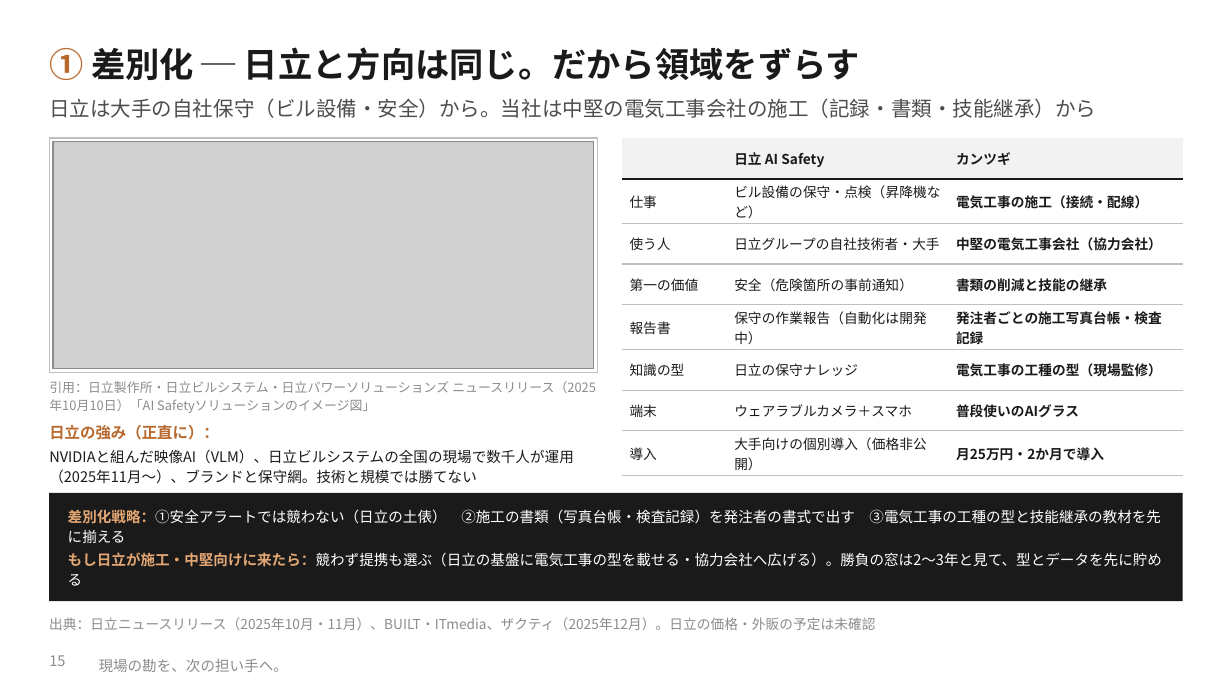
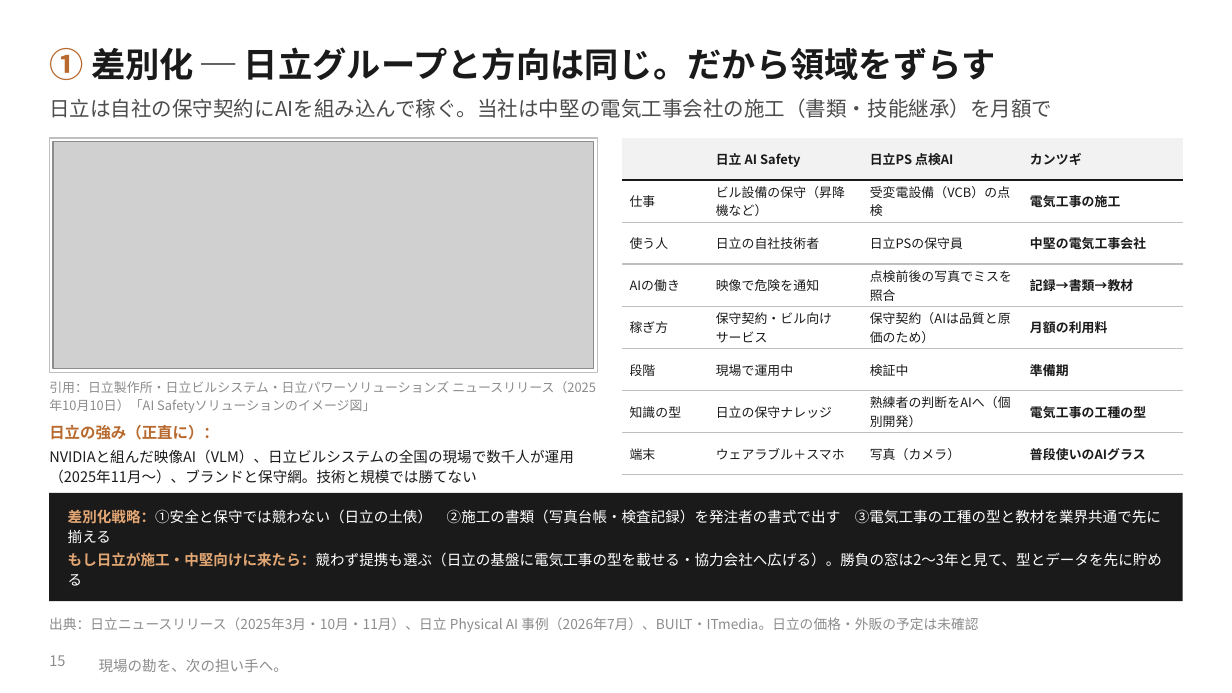
Before and after one commit to SEITOSHIKI/-ai-commute-audio-, a slide deck: slide 15 of deck/カンツギ_事業計画書_本編.pptx. Drawn at 1232x693 pixels with LibreOffice and Linux fonts; fonts in the diff are those of the drawing; grey boxes stand for pictures; background and template pictures are left out. Boxes give left, top, right and bottom in pixels: in the first picture for what was removed or moved away, otherwise in the second. Text is boxed around its words. In the diff, an @@ line names an element or a change of style, - is before the commit and + after.

```diff
--- a/deck/カンツギ_事業計画書_本編.pptx
+++ b/deck/カンツギ_事業計画書_本編.pptx
@@ text at (49,47,995,80): text changed @@
-① 差別化 ─ 日立と方向は同じ。だから領域をずらす
+① 差別化 ─ 日立グループと方向は同じ。だから領域をずらす
@@ text at (49,98,1052,118): text changed @@
-日立は大手の自社保守（ビル設備・安全）から。当社は中堅の電気工事会社の施工（記録・書類・技能継承）から
+日立は自社の保守契約にAIを組み込んで稼ぐ。当社は中堅の電気工事会社の施工（書類・技能継承）を月額で
@@ table at (622,138,1183,465) @@
-column 1:  | 仕事 | 使う人 | 第一の価値 | 報告書 | 知識の型 | 端末 | 導入
-column 2: 日立 AI Safety | ビル設備の保守・点検（昇降機など） | 日立グループの自社技術者・大手 | 安全（危険箇所の事前通知） | 保守の作業報告（自動化は開発中） | 日立の保守ナレッジ | ウェアラブルカメラ＋スマホ | 大手向けの個別導入（価格非公開）
-column 3: カンツギ | 電気工事の施工（接続・配線） | 中堅の電気工事会社（協力会社） | 書類の削減と技能の継承 | 発注者ごとの施工写真台帳・検査記録 | 電気工事の工種の型（現場監修） | 普段使いのAIグラス | 月25万円・2か月で導入
+column 1:  | 仕事 | 使う人 | AIの働き | 稼ぎ方 | 段階 | 知識の型 | 端末
+column 2: 日立 AI Safety | ビル設備の保守（昇降機など） | 日立の自社技術者 | 映像で危険を通知 | 保守契約・ビル向けサービス | 現場で運用中 | 日立の保守ナレッジ | ウェアラブル＋スマホ
+column 3: 日立PS 点検AI | 受変電設備（VCB）の点検 | 日立PSの保守員 | 点検前後の写真でミスを照合 | 保守契約（AIは品質と原価のため） | 検証中 | 熟練者の判断をAIへ（個別開発） | 写真（カメラ）
+column 4: カンツギ | 電気工事の施工 | 中堅の電気工事会社 | 記録→書類→教材 | 月額の利用料 | 準備期 | 電気工事の工種の型 | 普段使いのAIグラス
@@ text at (68,509,841,524): text changed @@
-差別化戦略：①安全アラートでは競わない（日立の土俵） ②施工の書類（写真台帳・検査記録）を発注者の書式で出す ③電気工事の工種の型と技能継承の教材を先に揃える
+差別化戦略：①安全と保守では競わない（日立の土俵） ②施工の書類（写真台帳・検査記録）を発注者の書式で出す ③電気工事の工種の型と教材を業界共通で先に揃える
@@ text at (49,617,978,632): text changed @@
-出典：日立ニュースリリース（2025年10月・11月）、BUILT・ITmedia、ザクティ（2025年12月）。日立の価格・外販の予定は未確認
+出典：日立ニュースリリース（2025年3月・10月・11月）、日立 Physical AI 事例（2026年7月）、BUILT・ITmedia。日立の価格・外販の予定は未確認
```
Also in this commit, not shown: 3 other slides changed, 2 slides added, 12 other files.
